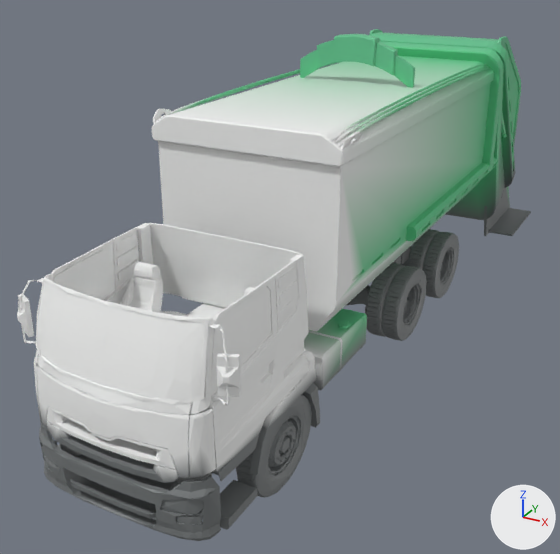
Before and after pictures for a commit that changed the glTF model assets/grabcad-garbage-truck-optimized.glb.
One viewpoint serves both versions: a 50 mm camera at (3.62, -8.41, 4.61) aimed at (-0.56, -0.8, 0.81). Every picture has the same lights, and +X, +Y and +Z are marked at lower right. The picture after the commit comes second. Where no turn or scale is listed for an object, it has been applied to the vertices. Vertices at exactly the same position are counted once.

In view in the first picture: 'low.ply'.
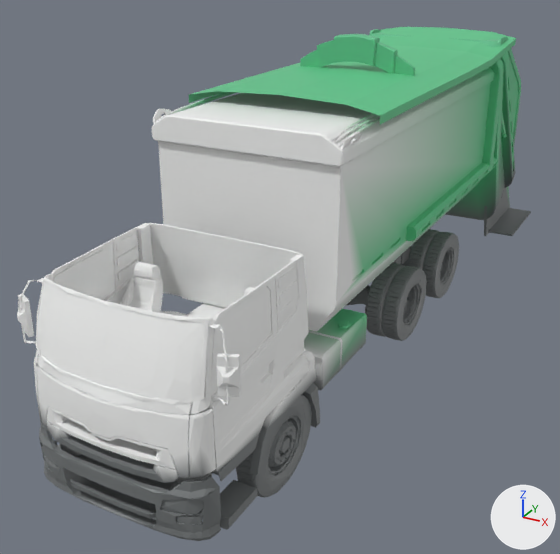
Boxes [x1, y1, x2, y2] around the edits, measured in the pictures (560 x 554 px):
'low.ply', reshaped
    before: [17, 29, 531, 541]
    after: [17, 27, 531, 541]
part 1 of me_low_ply, added (green)
    after: [189, 27, 516, 125]

The edits, one by one:
me_low_ply is used by ob_low_ply; location (0.0, 0.0, 0.0).
me_low_ply had 20537 vertices, 41165 faces and spanned x -1.33..1.33, y -4.7..4.7, z 0.0..3.6.
me_low_ply now has 20579 vertices, 41225 faces and spans x -1.33..1.33, y -4.7..4.7, z 0.0..3.6.
me_low_ply part 1: a new loose piece of 42 vertices spanning x -1.04..1.04, y -1.85..3.2, z 3.05..3.38, in mat_defaultmaterial.
Other edits to the shape of me_low_ply do not show in these pictures.
